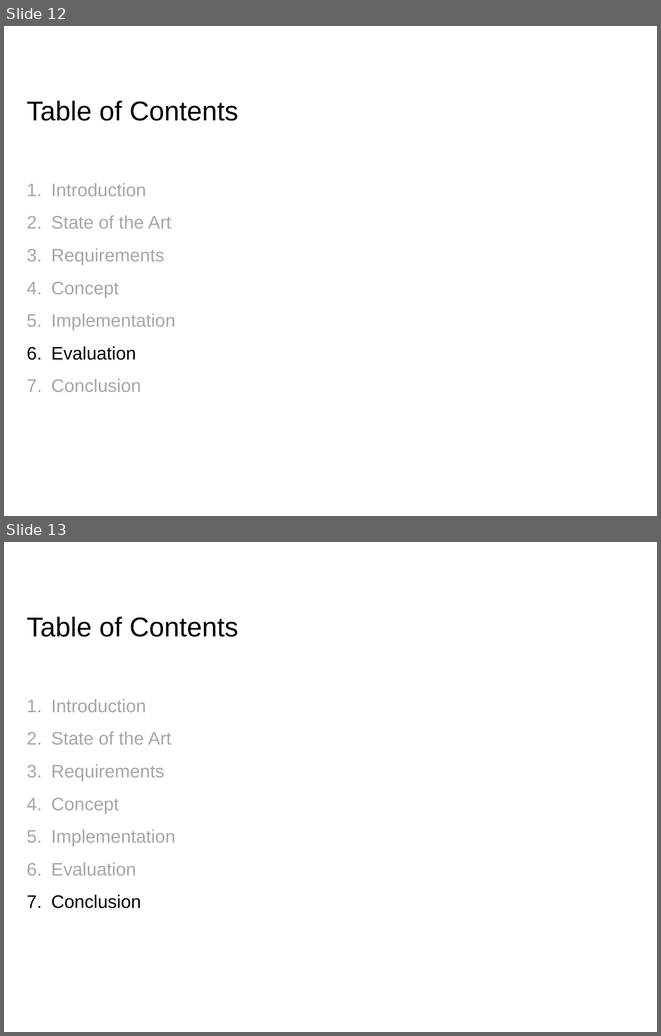
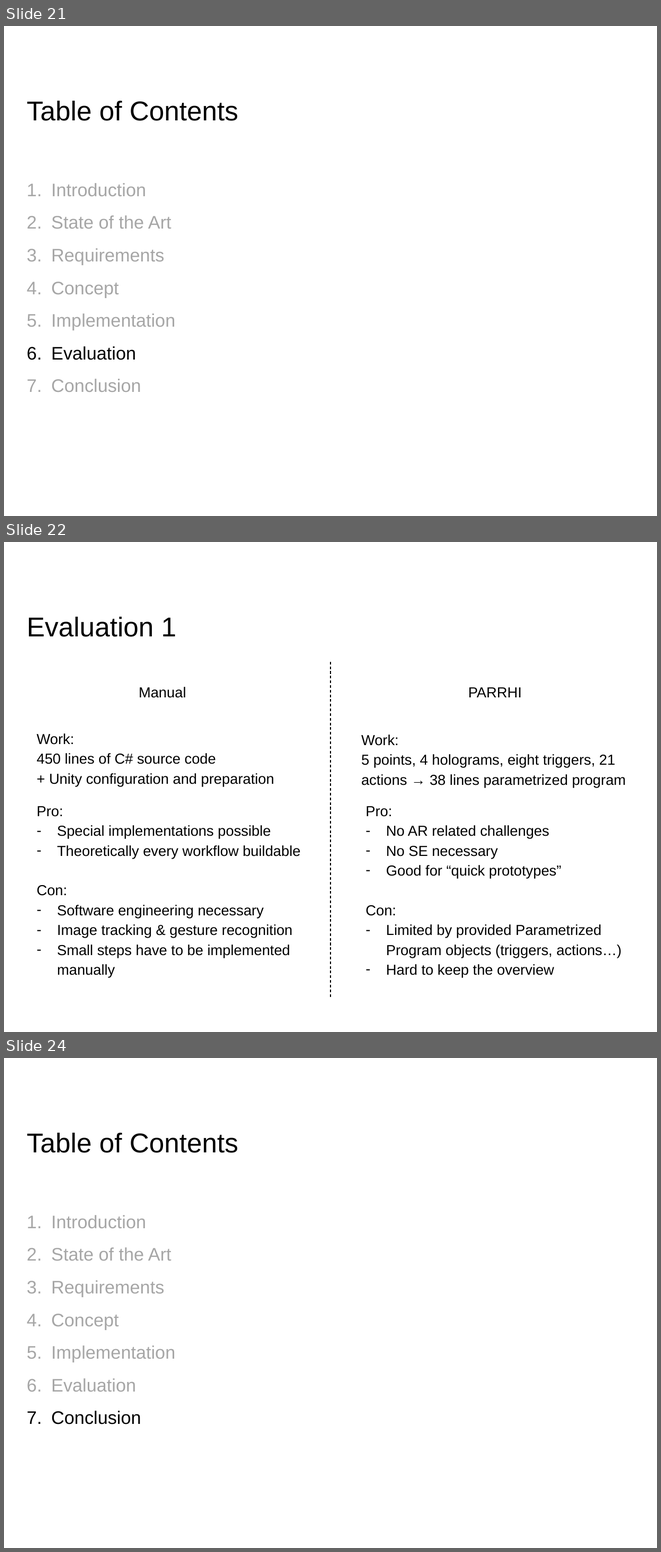
Before and after one commit to EricVoll/PARRHI, a slide deck: 05_Presentation/PARRHIPresentationv2.pptx. Shown one above the other, each under a label of ours: slides 12 and 13 before the commit, slides 21, 22 and 24 after it; the slides between them are not shown. The pictures are 661x1036 and 661x1552 pixels, drawn with LibreOffice and Linux fonts; fonts in the diff are those of the drawing; background and template pictures are left out. Boxes give left, top, right and bottom in pixels: in the first picture for what was removed or moved away, otherwise in the second. Text is boxed around its words. In the diff, an @@ line names an element or a change of style, - is before the commit and + after.

```diff
--- a/05_Presentation/PARRHIPresentationv2.pptx
+++ b/05_Presentation/PARRHIPresentationv2.pptx
@@ slide 22 added at [4,542,657,1032], background #FFFFFF @@
@@ title added at [27,616,177,637], 30 pt, text #000000 @@
+Evaluation 1
@@ line added from (330, 661) to (330, 998), #000000 0.75 pt dashed @@
@@ text added at [139,687,186,698], 16 pt, text #000000 @@
+Manual
@@ text added at [468,687,522,697], 16 pt, text #000000 @@
+PARRHI
@@ text added at [37,733,274,786], 16 pt, text #000000 @@
+Work:
+450 lines of C# source code
++ Unity configuration and preparation
@@ text added at [361,734,626,788], 16 pt, text #000000 @@
+Work:
+5 points, 4 holograms, eight triggers, 21 actions → 38 lines parametrized program
@@ text added at [37,806,300,978], 16 pt, text #000000 @@
+Pro:
+– Special implementations possible
+– Theoretically every workflow buildable
+Con:
+– Software engineering necessary
+– Image tracking & gesture recognition
+– Small steps have to be implemented manually
@@ text added at [365,806,621,978], 16 pt, text #000000 @@
+Pro:
+– No AR related challenges
+– No SE necessary
+– Good for “quick prototypes”
+Con:
+– Limited by provided Parametrized Program objects (triggers, actions…)
+– Hard to keep the overview
@@ what was slide 12 is now slide 21 @@
@@ what was slide 13 is now slide 24 @@
```
Also in this commit, not shown: 4 slides changed, 11 other slides added, 1 slide removed, 11 other files.
